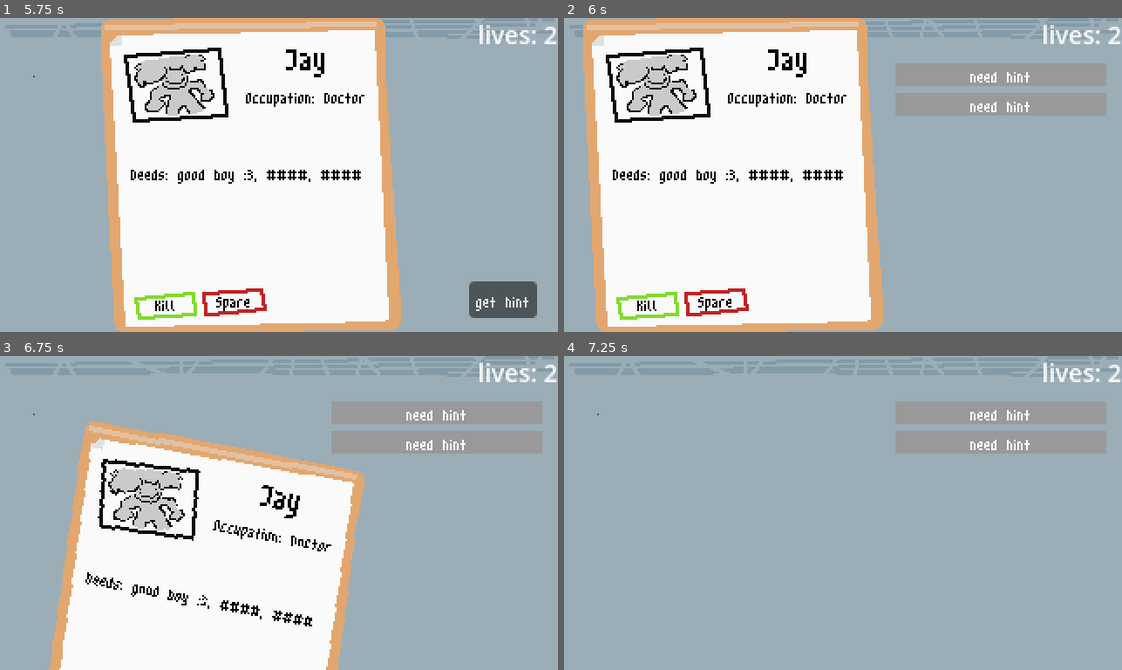
Above: before the commit, frames 1-4 (two rows, left to right).
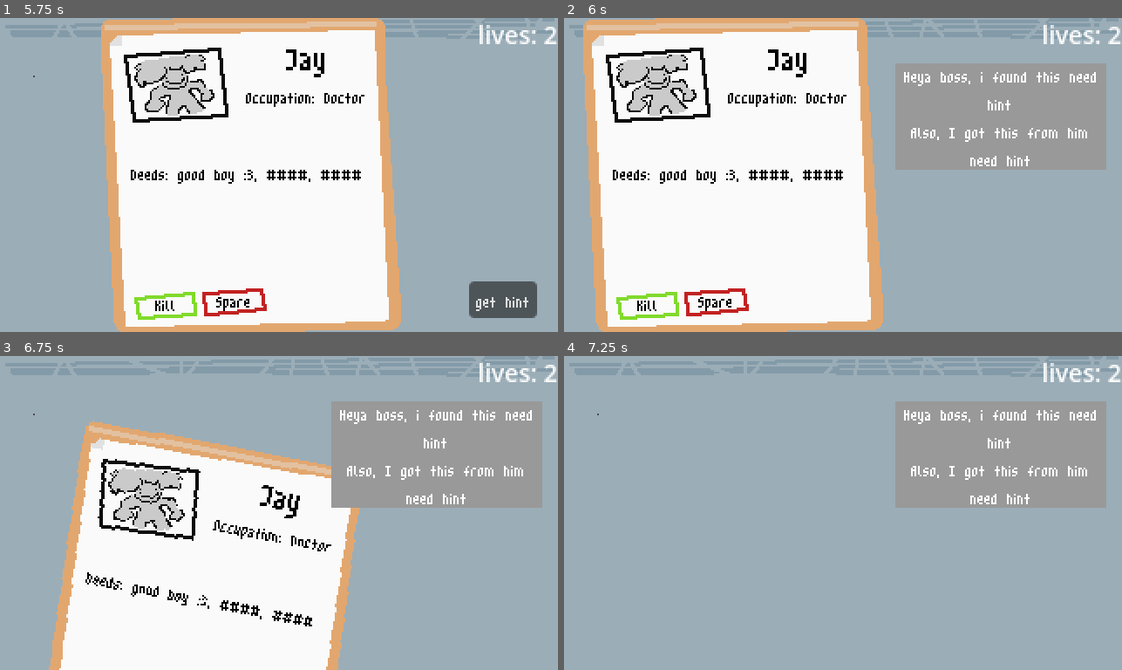
Above: after the commit, the same moments.

Repository: DTRGames/Grims-Pat
Game: Godot game, scene res://Scenes/MainMenu/main_menu.tscn
Two runs of this game, one before a commit and one after it. Both use one fixed random seed, a clock stepped at 60 frames per second and the inputs below.
Inputs (mouse positions are in pixels of both pictures, inside the frame that each line leads up to):
- Up to frame 1 (5.75 s): click "start" at 0.5 s; click "Easy" at 1.25 s; move the mouse to (401, 159) at 2.02 s; click "Spare" at 2.75 s; move the mouse to (167, 190) at 3.52 s; click "Kill" at 4.25 s; move the mouse to (334, 105) at 5.02 s
- Up to frame 2 (6 s): click "get hint" at 5.75 s
- Up to frame 3 (6.75 s): click "Spare" at 6.5 s
- Up to frame 4 (7.25 s): no input

Frame 1 is identical in both runs. In frame 2, 7.9% of the frame differs, in the area x 59-98%, y 17-49%; in frame 3, 7.9%; in frame 4, 7.9%.

Commit message:
polished the hint mechaninc :)

Diff:
--- a/Scenes/Levels/get_hint.gd
+++ b/Scenes/Levels/get_hint.gd
@@ -7,9 +7,20 @@
 	GameEvents.leave.connect(on_leave)
 
 func _on_pressed() -> void:
-	for i in $"../..".control.hidden_deeds.size():
+	var conversation_start = "Heya boss, i found this "
+	var additional_hint_start = "Also, I got this from him "
+	var combined_hint = conversation_start
+
+	for i in range($"../..".control.hidden_deeds.size()):
+		var hint = $"../..".control.deed_list[$"../..".control.hidden_deeds[i]]["hint"]
+		if i == 0:
+			combined_hint += hint
+		else:
+			combined_hint += "\n" + additional_hint_start + hint
+
+	if combined_hint != conversation_start:
 		var ins = preload("res://Scenes/Levels/hint.tscn").instantiate()
-		ins.text = $"../..".control.deed_list[$"../..".control.hidden_deeds[i]]["hint"]
+		ins.text = combined_hint.strip_edges()  # Removing any trailing newline characters
 		$"../Hint/VBoxContainer".add_child(ins)
 		$"../Hint".visible = true
 
@@ -18,7 +29,7 @@
 func on_leave():
 	if $"../..".control.hidden_deeds.is_empty():
 		visible = false
-	else :
+	else:
 		visible = true
 
 	for hint in $"../Hint/VBoxContainer".get_children():
Not shown: 1 places in Scenes/Levels/hint.tscn that only renumber resources
